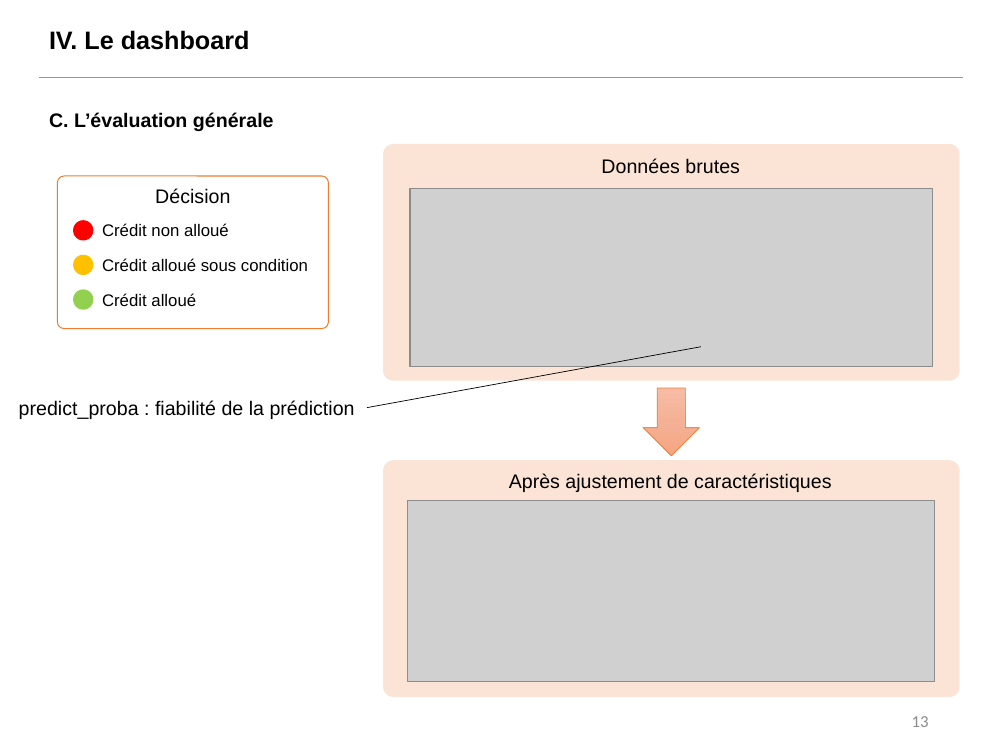
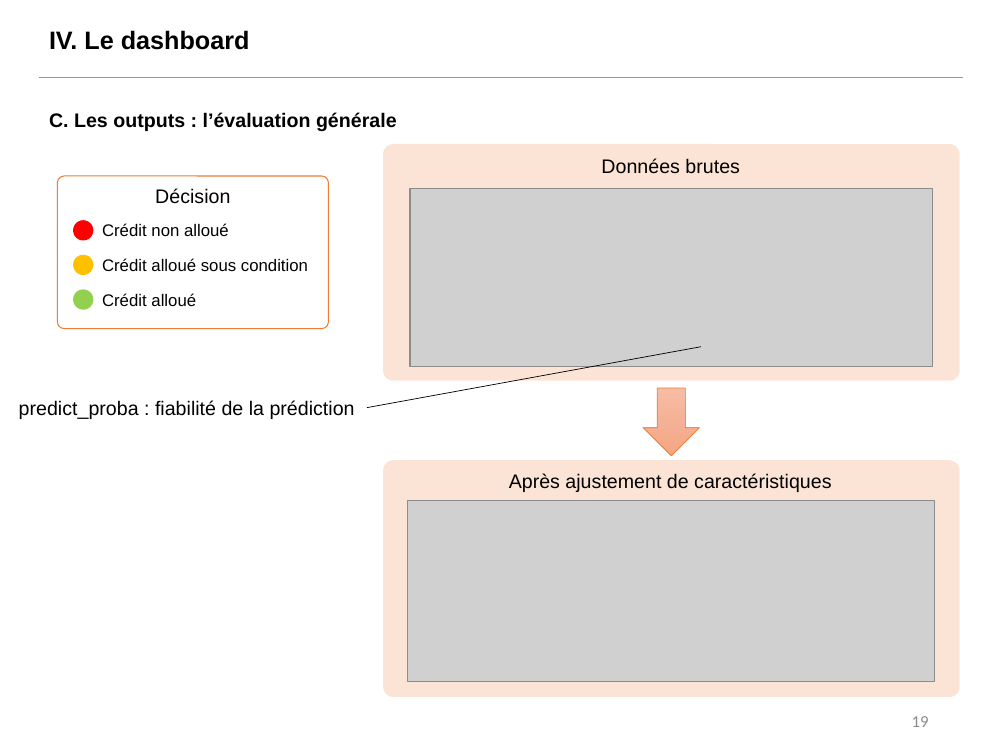
Before and after one commit to Benoit-78/P7_credit_loan_scoring_model, a slide deck: slide 19 of soutenance/P7_soutenance.pptx (slide 13 before the commit). Drawn at 1008x756 pixels with LibreOffice and Linux fonts; fonts in the diff are those of the drawing; grey boxes stand for pictures. Boxes give left, top, right and bottom in pixels: in the first picture for what was removed or moved away, otherwise in the second. Text is boxed around its words. In the diff, an @@ line names an element or a change of style, - is before the commit and + after.

```diff
--- a/soutenance/P7_soutenance.pptx
+++ b/soutenance/P7_soutenance.pptx
@@ text at [49, 112, 397, 131]: text changed @@
-C. L’évaluation générale
+C. Les outputs : l’évaluation générale
@@ page number at [912, 716, 929, 727]: text changed @@
-13
+19
```
Also in this commit, not shown: 14 other slides changed, 7 slides added, 3 slides removed, 4 other files.
